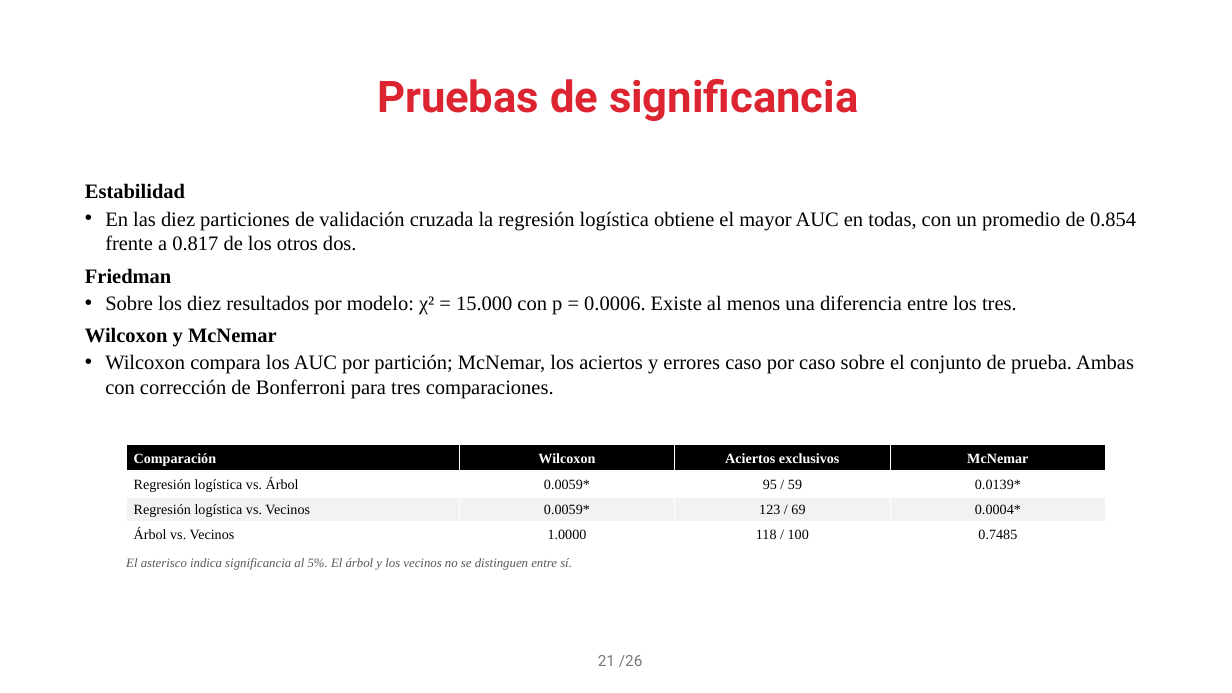
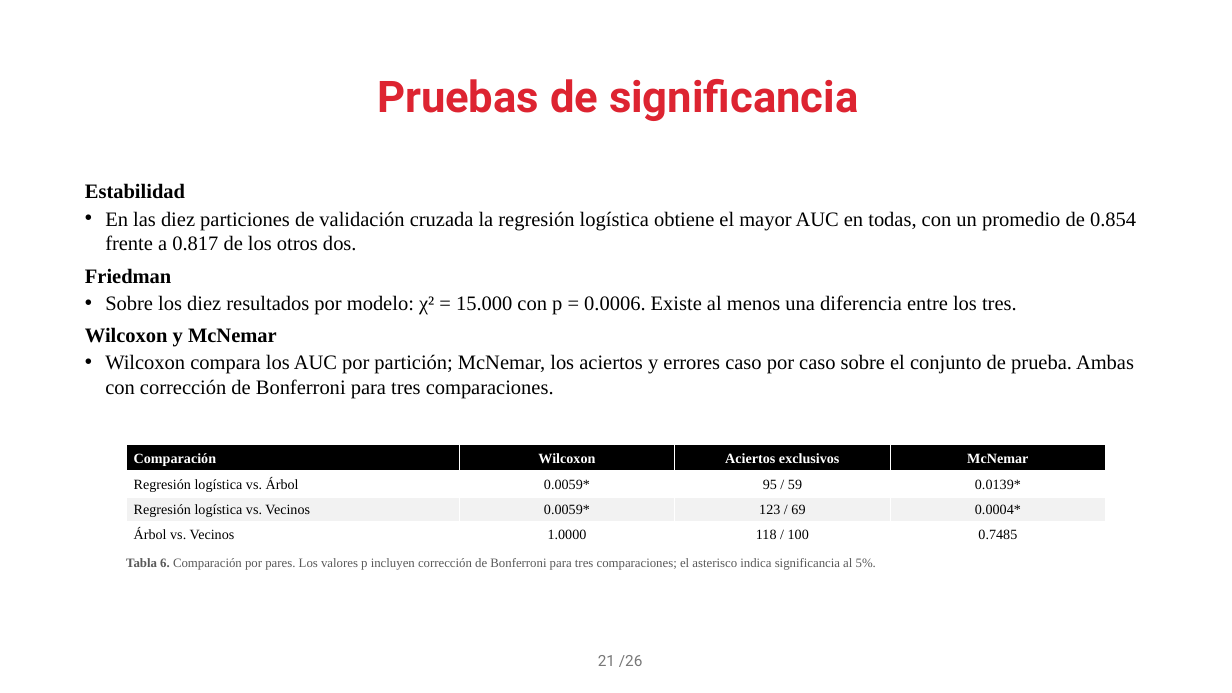
Before and after one commit to JozMdz/Realidad_Virtual, a slide deck: slide 21 of presentacion/proyecto_integrador.pptx. Drawn at 1232x693 pixels with LibreOffice and Linux fonts; fonts in the diff are those of the drawing; background and template pictures are left out. Boxes give left, top, right and bottom in pixels: in the first picture for what was removed or moved away, otherwise in the second. Text is boxed around its words. In the diff, an @@ line names an element or a change of style, - is before the commit and + after.

```diff
--- a/presentacion/proyecto_integrador.pptx
+++ b/presentacion/proyecto_integrador.pptx
@@ text at box(126, 558, 876, 570): text changed; italic off @@
-El asterisco indica significancia al 5%. El árbol y los vecinos no se distinguen entre sí.
+Tabla 6. Comparación por pares. Los valores p incluyen corrección de Bonferroni para tres comparaciones; el asterisco indica significancia al 5%.
```
Also in this commit, not shown: 12 other slides changed, 1 slide added, 1 slide removed, 2 other files.
